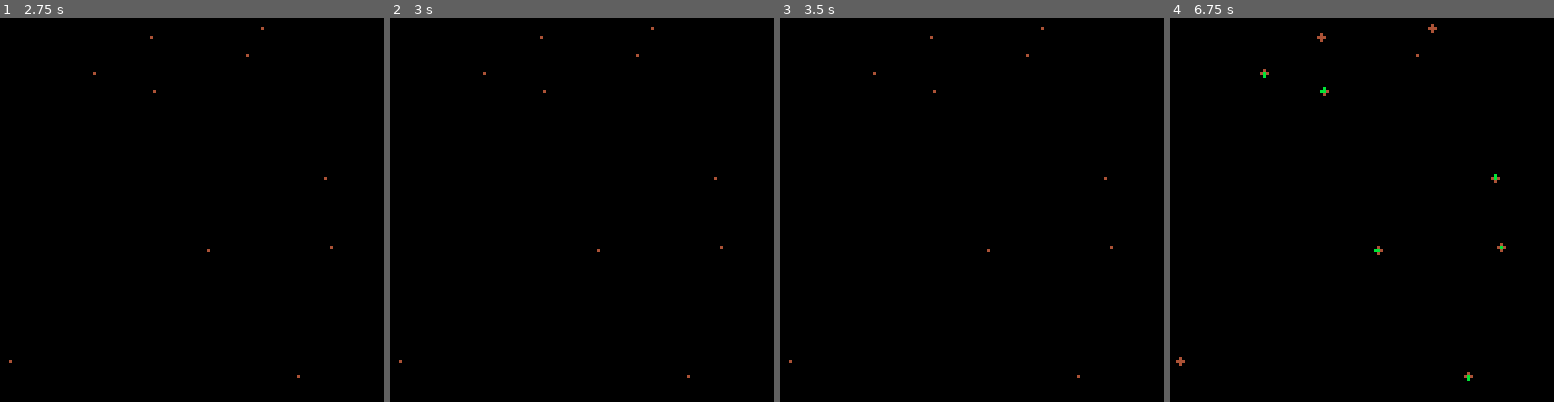
Above: before the commit, frames 1-4 (left to right).
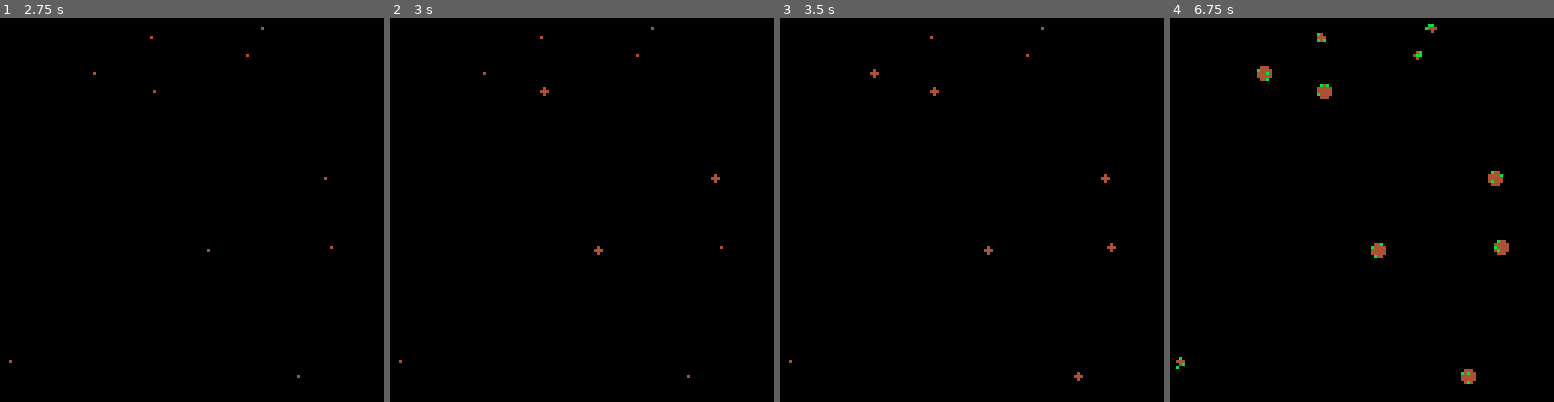
Above: after the commit, the same moments.

Repository: erwinbonsma/WhereToRootPico8
Game: PICO-8 cartridge wheretoroot.p8
Two runs of this game, one before a commit and one after it. Both use one fixed random seed, a clock stepped at 60 frames per second and the inputs below.
Inputs:
- Up to frame 1 (2.75 s): no input
- Up to frame 2 (3 s): no input
- Up to frame 3 (3.5 s): no input
- Up to frame 4 (6.75 s): no input

Frame 1 is identical in both runs. In frame 2, less than 0.1% of the frame differs, in the area x 39-86%, y 17-62%; in frame 3, 0.1%; in frame 4, 0.8%, in the area x 1-89%, y 1-96%.

Commit message:
Drop seeds on tree destruction

Diff:
--- a/wheretoroot.p8
+++ b/wheretoroot.p8
@@ -1,6 +1,10 @@
 pico-8 cartridge // http://www.pico-8.com
 version 35
 __lua__
+seed_r=2.5
+tree_r=3
+branch_l=6
+
 function vlen(dx,dy)
  return sqrt(dx*dx+dy*dy)
 end
@@ -82,7 +86,14 @@
  return false
 end
 
-function cellgrid:empty(x,y,r,objx)
+function cellgrid:fits(x,y,r,objx)
+ if (
+  x<0 or x>self.w or
+  y<0 or y>self.h
+ ) then
+  return false
+ end
+
  local ci=self:_cellidx(x,y)
 
  for dx=-1,1 do
@@ -149,6 +160,24 @@
  return angles
 end
 
+seed={}
+function seed:new(dx,dy,o)
+ local o=setmetatable(o or {},self)
+ self.__index=self
+
+ o.dx=dx
+ o.dy=dy
+ o.age=0
+
+ return o
+end
+
+function seed:draw()
+ circfill(
+  self.x,self.y,self.r,10
+ )
+end
+
 tree={}
 function tree:new(x,y,o)
  local o=setmetatable(o or {},self)
@@ -157,22 +186,43 @@
  o.x=x
  o.y=y
  o.r=o.r or 3
- o.growrate=0.02+rnd(0.02)
+ o.growrate=0.04+rnd(0.02)
  o.maxseeds=o.maxseeds or 3
  o.color=o.color or 4
 
  o.age=0
 
- o.seed_angles=create_angles(
+ local angles=create_angles(
   o.maxseeds or 3,0.15
  )
+ o.seeds={}
+ for angle in all(angles) do
+  add(o.seeds,seed:new(
+   sin(angle),cos(angle)
+  ))
+ end
 
  return o
 end
 
 function tree:update()
  self.age+=self.growrate/30
- return self.age>1
+ if (self.age<1) return false
+
+ --drop seeds before destroy
+ for s in all(self.seeds) do
+  s.x=self.x+s.dx*branch_l
+  s.y=self.y+s.dy*branch_l
+  s.r=seed_r
+  if grid:fits(
+   s.x,s.y,s.r
+  ) then
+   add(seeds,s)
+   grid:add(s)
+  end
+ end
+
+ return true
 end
 
 function tree:draw()
@@ -187,24 +237,25 @@
 
  --draw leaves
  local m=min(0.5,self.age-0.2)*2
- r=m*2*self.r
- for a in all(self.seed_angles) do
-  local x=self.x+cos(a)*r
-  local y=self.y+sin(a)*r
-  circfill(x,y,m*2.5,11)
- end
-end
-
-tree_r=3
+ local r1=m*2.5
+ local r2=m*branch_l
+ for s in all(self.seeds) do
+  local x=self.x+s.dx*r2
+  local y=self.y+s.dy*r2
+  circfill(x,y,r1,11)
+ end
+end
+
 function _init()
  grid=cellgrid:new()
  trees={}
+ seeds={}
  for i=1,10 do
   local t=nil
   while t==nil do
    local x=rnd(128)
    local y=rnd(128)
-   if grid:empty(x,y,6) then
+   if grid:fits(x,y,6) then
     t=tree:new(x,y)
    end
   end
@@ -226,6 +277,7 @@
 
 function _draw()
  cls()
+ foreach(seeds,seed.draw)
  foreach(trees,tree.draw)
 end
 
